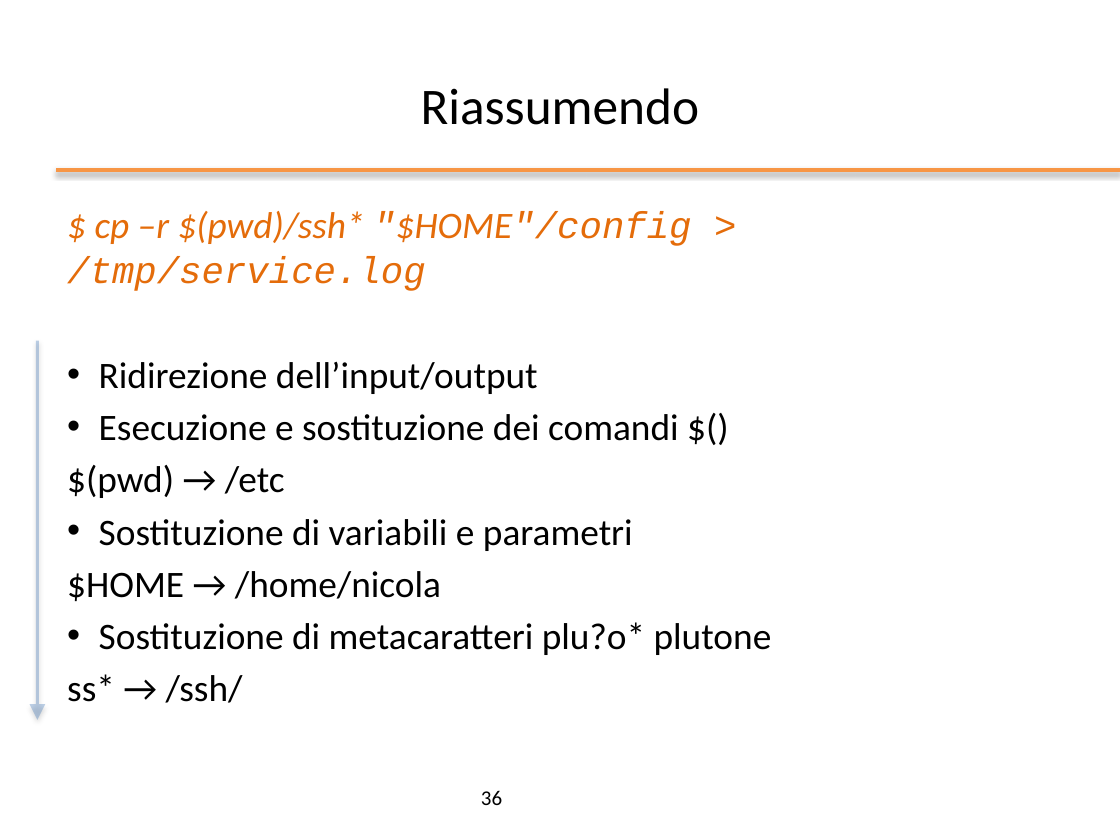
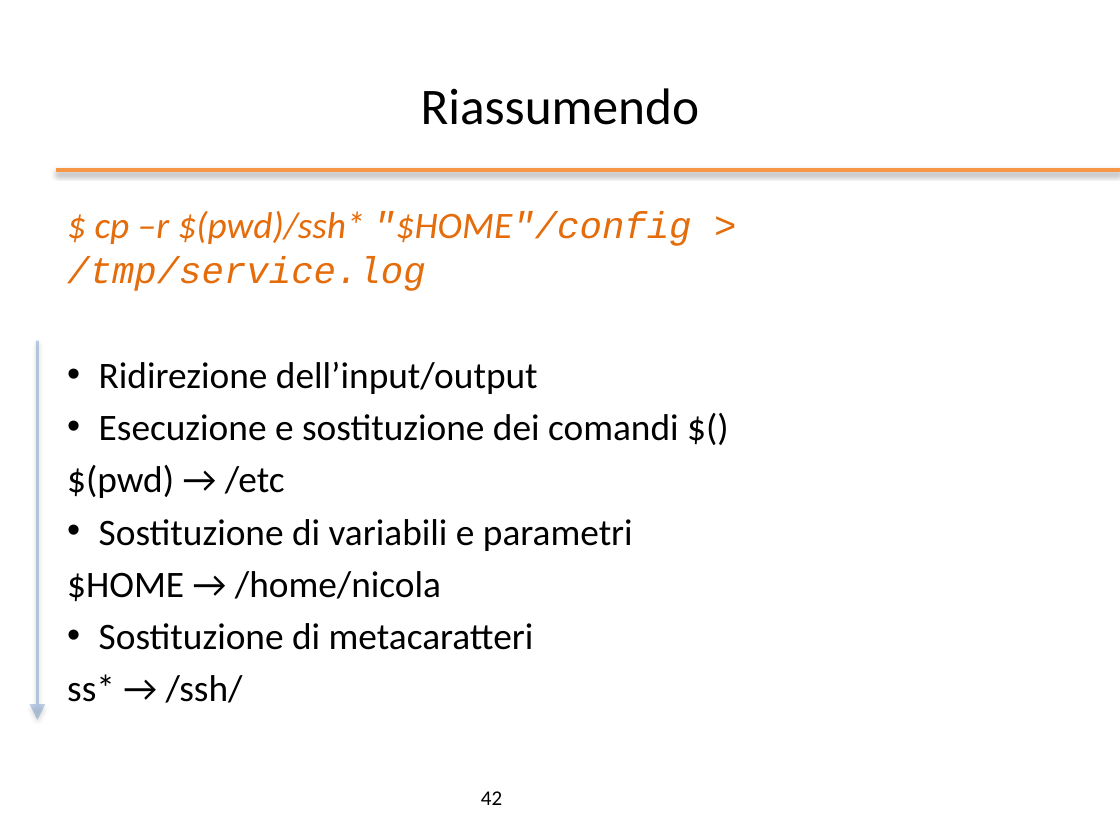
Before and after one commit to nbicocchi/operatingsystemsbsc, a slide deck: slide 42 of slides/ppt/02_Bash Basics.pptx (slide 36 before the commit). Drawn at 1120x840 pixels with LibreOffice and Linux fonts; fonts in the diff are those of the drawing; background and template pictures are left out. Boxes give left, top, right and bottom in pixels: in the first picture for what was removed or moved away, otherwise in the second. Text is boxed around its words. In the diff, an @@ line names an element or a change of style, - is before the commit and + after.

```diff
--- a/slides/ppt/02_Bash Basics.pptx
+++ b/slides/ppt/02_Bash Basics.pptx
@@ text at box(99, 623, 534, 650): text changed @@
-• Sostituzione di metacaratteri plu?o* plutone
+• Sostituzione di metacaratteri
@@ page number at box(481, 791, 502, 805): text changed @@
-36
+42
```
Also in this commit, not shown: 20 other slides changed, 6 slides added, 3 other files.
